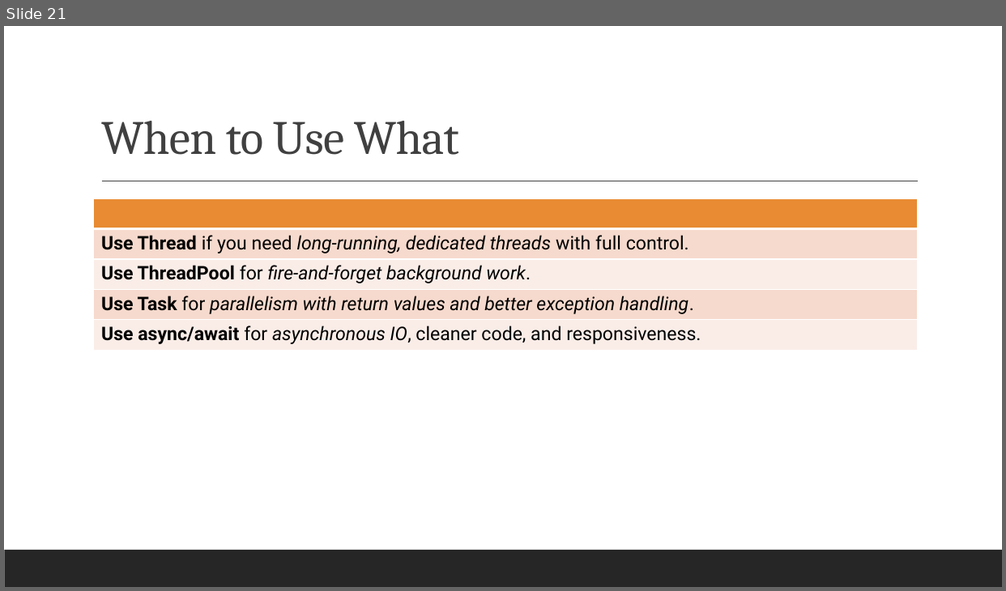
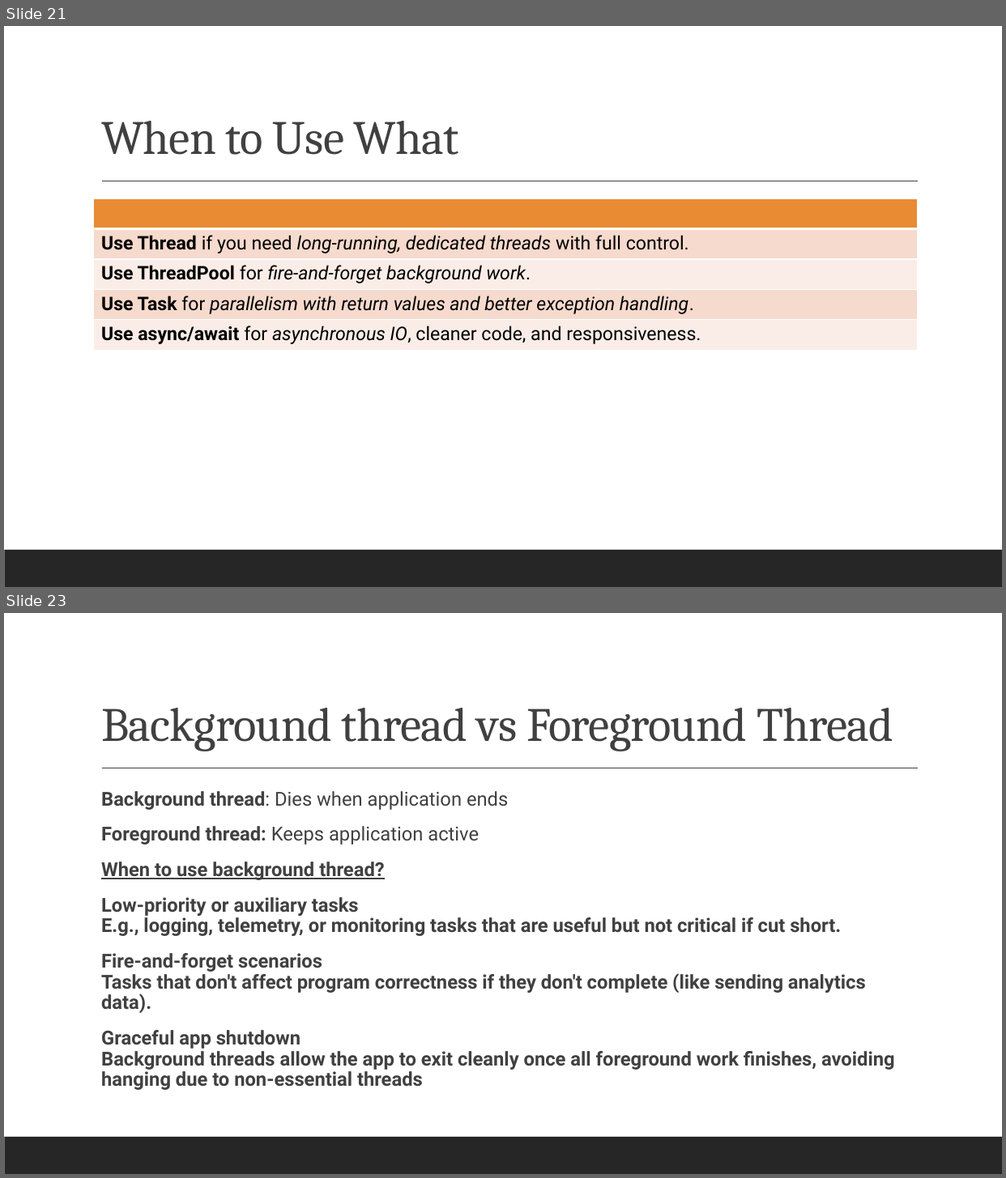
Before and after one commit to bhushanpoojary/MultiThreadingDotNet, a slide deck: PPT/Mastering Multithreading in DotNet.pptx. Shown one above the other, each under a label of ours: slide 21 before the commit, slides 21 and 23 after it; the slides between them are not shown. The pictures are 1006x591 and 1006x1178 pixels, drawn with LibreOffice and Linux fonts; fonts in the diff are those of the drawing. Boxes give left, top, right and bottom in pixels: in the first picture for what was removed or moved away, otherwise in the second. Text is boxed around its words. In the diff, an @@ line names an element or a change of style, - is before the commit and + after.

Commit message:
Pushing thread changes

```diff
--- a/PPT/Mastering Multithreading in DotNet.pptx
+++ b/PPT/Mastering Multithreading in DotNet.pptx
@@ slide 23 added at (4,613,1002,1174), background #FFFFFF; not listed: 2 template elements that a slide beside it also shows @@
@@ title added at (101,708,893,752), 46 pt, text #404040 @@
+Background thread vs Foreground Thread
@@ text added at (101,791,895,1090), 18.5 pt, text #404040, bold @@
+  Background thread: Dies when application ends
+  Foreground thread: Keeps application active
+  When to use background thread?
+  Low-priority or auxiliary tasks
+  E.g., logging, telemetry, or monitoring tasks that are useful but not critical if cut short.
+  Fire-and-forget scenarios
+  Tasks that don't affect program correctness if they don't complete (like sending analytics data).
+  Graceful app shutdown
+  Background threads allow the app to exit cleanly once all foreground work finishes, avoiding hanging due to non-essential threads
```
Also in this commit, not shown: 1 other slide added, 6 other files.
